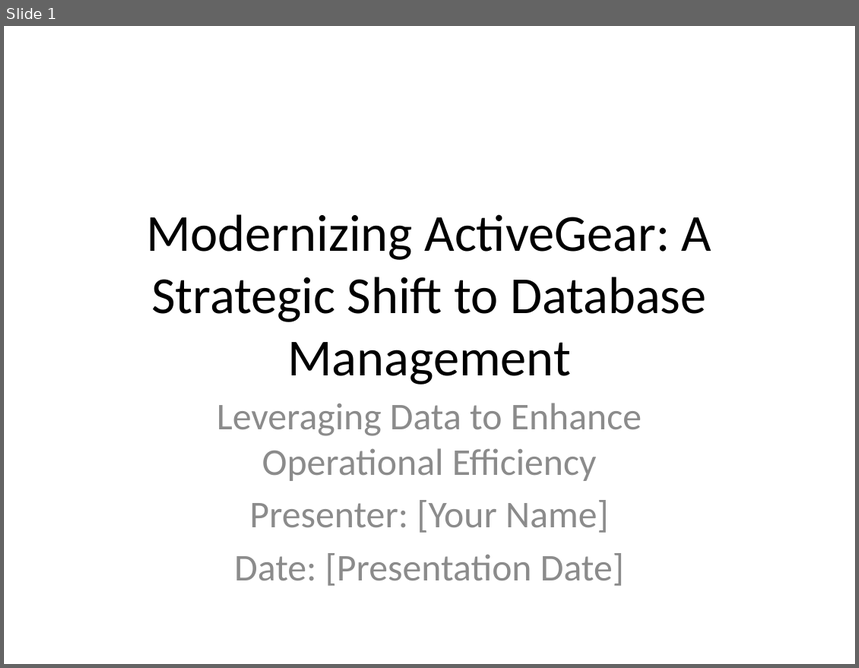
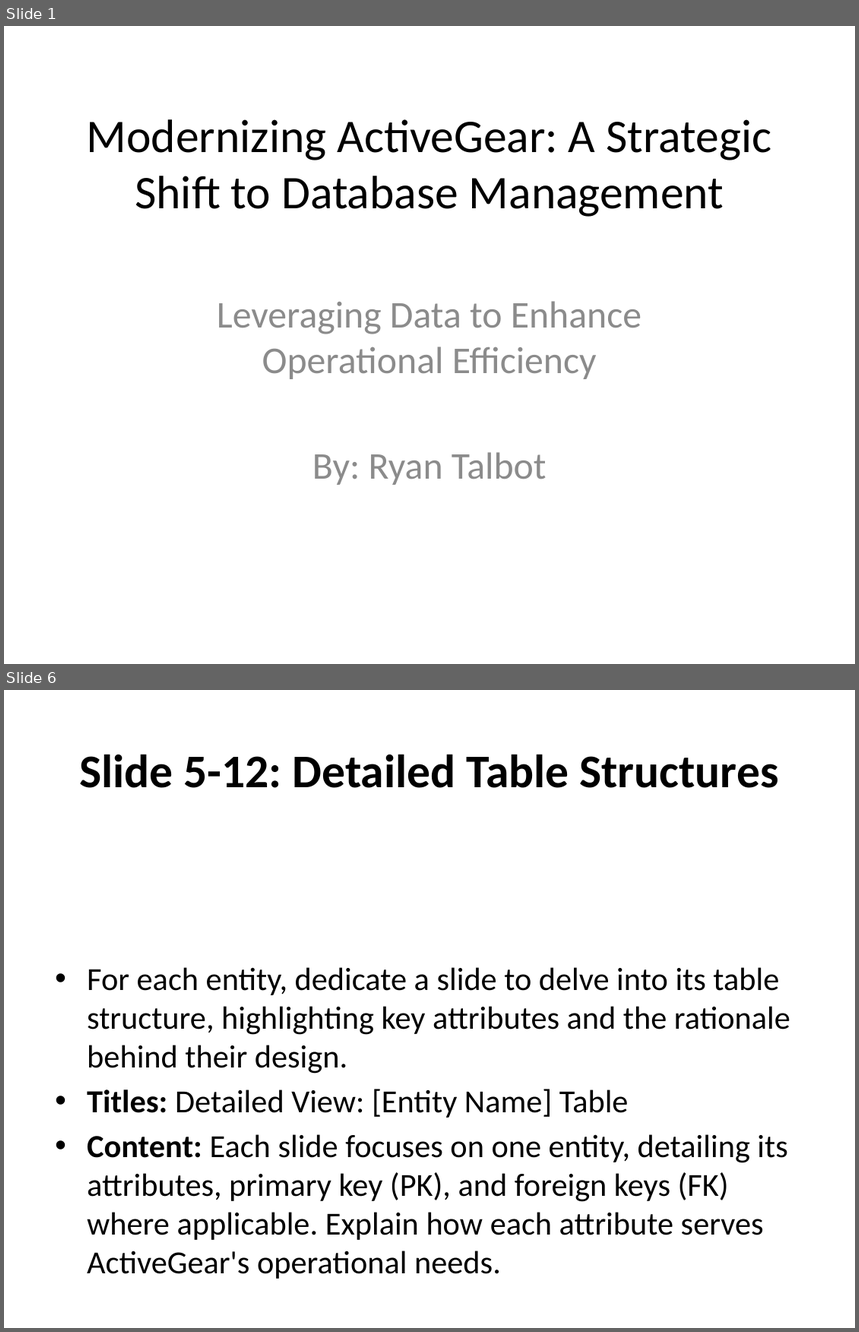
Before and after one commit to RyanJTalbot/MSDS, a slide deck: Core/Databases for Data Scientists Specialization/Relational Database Design /Week 5/ActiveGear_Presentation.pptx. Shown one above the other, each under a label of ours: slide 1 before the commit, slides 1 and 6 after it; the slides between them are not shown. The pictures are 859x668 and 859x1332 pixels, drawn with LibreOffice and Linux fonts; fonts in the diff are those of the drawing. Boxes give left, top, right and bottom in pixels: in the first picture for what was removed or moved away, otherwise in the second. Text is boxed around its words. In the diff, an @@ line names an element or a change of style, - is before the commit and + after.

Commit message:
Update database presentation

```diff
--- a/Core/Databases for Data Scientists Specialization/Relational Database Design /Week 5/ActiveGear_Presentation.pptx
+++ b/Core/Databases for Data Scientists Specialization/Relational Database Design /Week 5/ActiveGear_Presentation.pptx
@@ slide 6 added at (4, 690, 855, 1328), background #FFFFFF @@
@@ title added at (79, 754, 778, 788), 39.6 pt, text #000000, bold @@
+Slide 5-12: Detailed Table Structures
@@ text added at (87, 967, 791, 1274), 27.2 pt, text #000000 @@
+• For each entity, dedicate a slide to delve into its table structure, highlighting key attributes and the rationale behind their design.
+• Titles: Detailed View: [Entity Name] Table
+• Content: Each slide focuses on one entity, detailing its attributes, primary key (PK), and foreign keys (FK) where applicable. Explain how each attribute serves ActiveGear's operational needs.
@@ slide 1 changed as well @@
@@ title "Modernizing ActiveGear: A Strategic Shift ...": place and size @@
-title "Modernizing ActiveGear: A Strategic Shift ..." at (146, 214, 712, 385)
+title "Modernizing ActiveGear: A Strategic Shift ..." at (87, 119, 772, 217)
@@ title "Modernizing ActiveGear: A Strategic Shift ..." at (87, 119, 772, 217): size 44 to 39.6 pt @@
@@ subtitle "Leveraging Data to Enhance Operational ...": place and size @@
-subtitle "Leveraging Data to Enhance Operational ..." at (217, 403, 642, 586)
+subtitle "Leveraging Data to Enhance Operational ..." at (217, 301, 642, 485)
@@ subtitle at (313, 452, 547, 485): text changed @@
-Presenter: [Your Name]
-Date: [Presentation Date]
+By: Ryan Talbot
```
Also in this commit, not shown: 8 other slides added, 11 slides removed, 2 other files.
